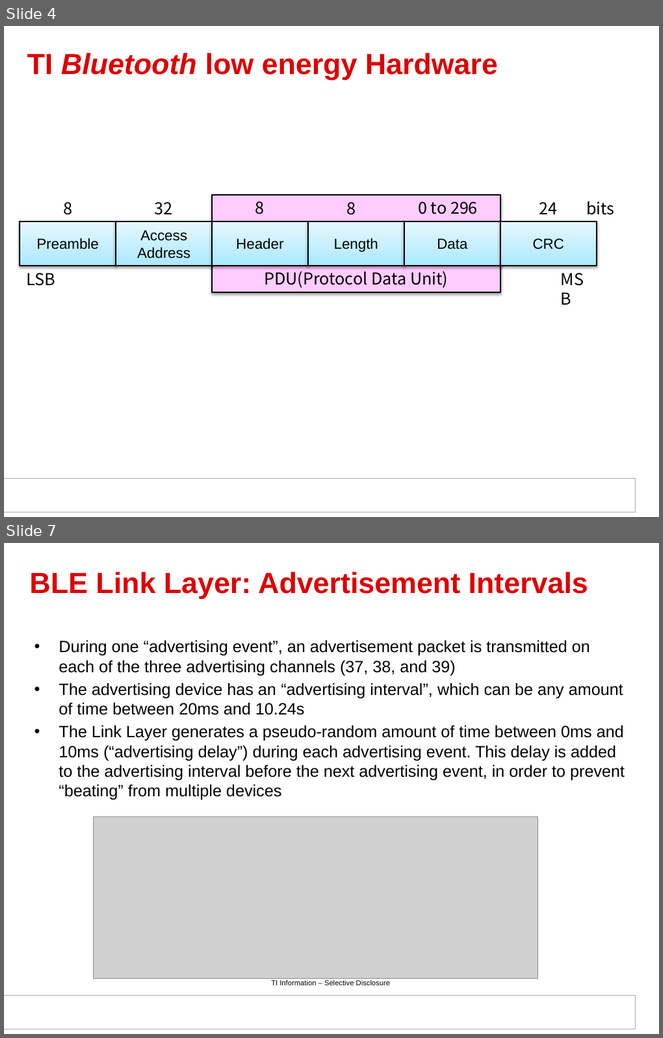
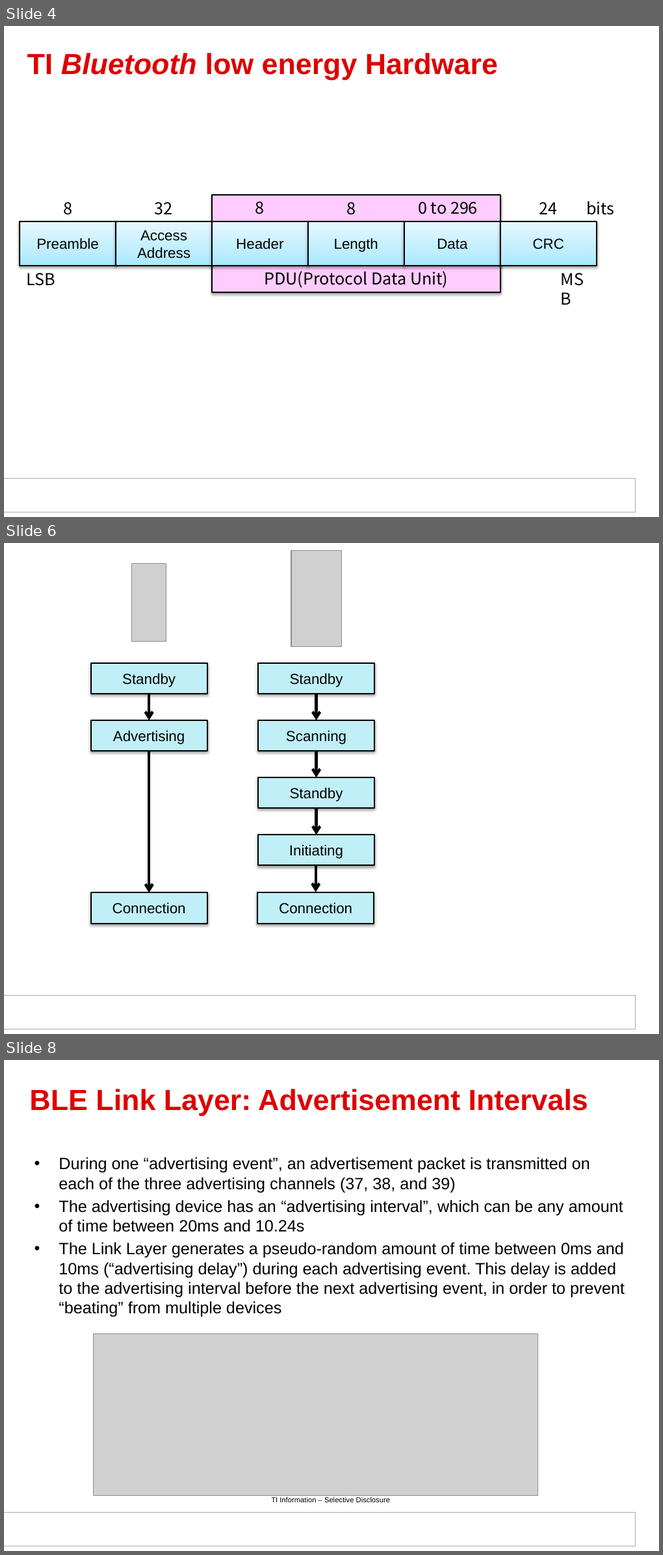
Before and after one commit to victor-zheng/BLE-Hand-Book, a slide deck: 低功耗蓝牙开发权威指南_Modify.pptx. Shown one above the other, each under a label of ours: slides 4 and 7 before the commit, slides 4, 6 and 8 after it; the slides between them are not shown. The pictures are 663x1038 and 663x1555 pixels, drawn with LibreOffice and Linux fonts; fonts in the diff are those of the drawing; grey boxes stand for pictures; background and template pictures are left out. Boxes give left, top, right and bottom in pixels: in the first picture for what was removed or moved away, otherwise in the second. Text is boxed around its words. In the diff, an @@ line names an element or a change of style, - is before the commit and + after.

```diff
--- a/低功耗蓝牙开发权威指南_Modify.pptx
+++ b/低功耗蓝牙开发权威指南_Modify.pptx
@@ slide 6 added at (4,543,659,1034), background #FFFFFF; not listed: 2 template elements that a slide beside it also shows @@
@@ picture added at (292,550,342,646) @@
@@ picture added at (132,563,166,642) @@
@@ rectangle added at (91,663,207,694), fill #C0EFF7, outline #000000 1.5 pt, 16 pt, text #000000 @@
+Standby
@@ rectangle added at (258,663,374,694), fill #C0EFF7, outline #000000 1.5 pt, 16 pt, text #000000 @@
+Standby
@@ arrow added from (149, 694) to (149, 720), #000000 3 pt @@
@@ arrow added from (317, 694) to (317, 720), #000000 3 pt @@
@@ rectangle added at (91,720,207,752), fill #C0EFF7, outline #000000 1.5 pt, 16 pt, text #000000 @@
+Advertising
@@ rectangle added at (258,720,374,752), fill #C0EFF7, outline #000000 1.5 pt, 16 pt, text #000000 @@
+Scanning
@@ arrow added from (149, 752) to (149, 893), #000000 3 pt @@
@@ arrow added from (317, 752) to (317, 778), #000000 3 pt @@
@@ rectangle added at (258,778,374,808), fill #C0EFF7, outline #000000 1.5 pt, 16 pt, text #000000 @@
+Standby
@@ arrow added from (317, 808) to (317, 835), #000000 3 pt @@
@@ rectangle added at (258,835,374,866), fill #C0EFF7, outline #000000 1.5 pt, 16 pt, text #000000 @@
+Initiating
@@ arrow added from (316, 866) to (316, 892), #000000 3 pt @@
@@ rectangle added at (91,893,207,924), fill #C0EFF7, outline #000000 1.5 pt, 16 pt, text #000000 @@
+Connection
@@ rectangle added at (258,893,374,924), fill #C0EFF7, outline #000000 1.5 pt, 16 pt, text #000000 @@
+Connection
@@ what was slide 7 is now slide 8 @@
```
Also in this commit, not shown: 6 slides changed, 3 other files.
